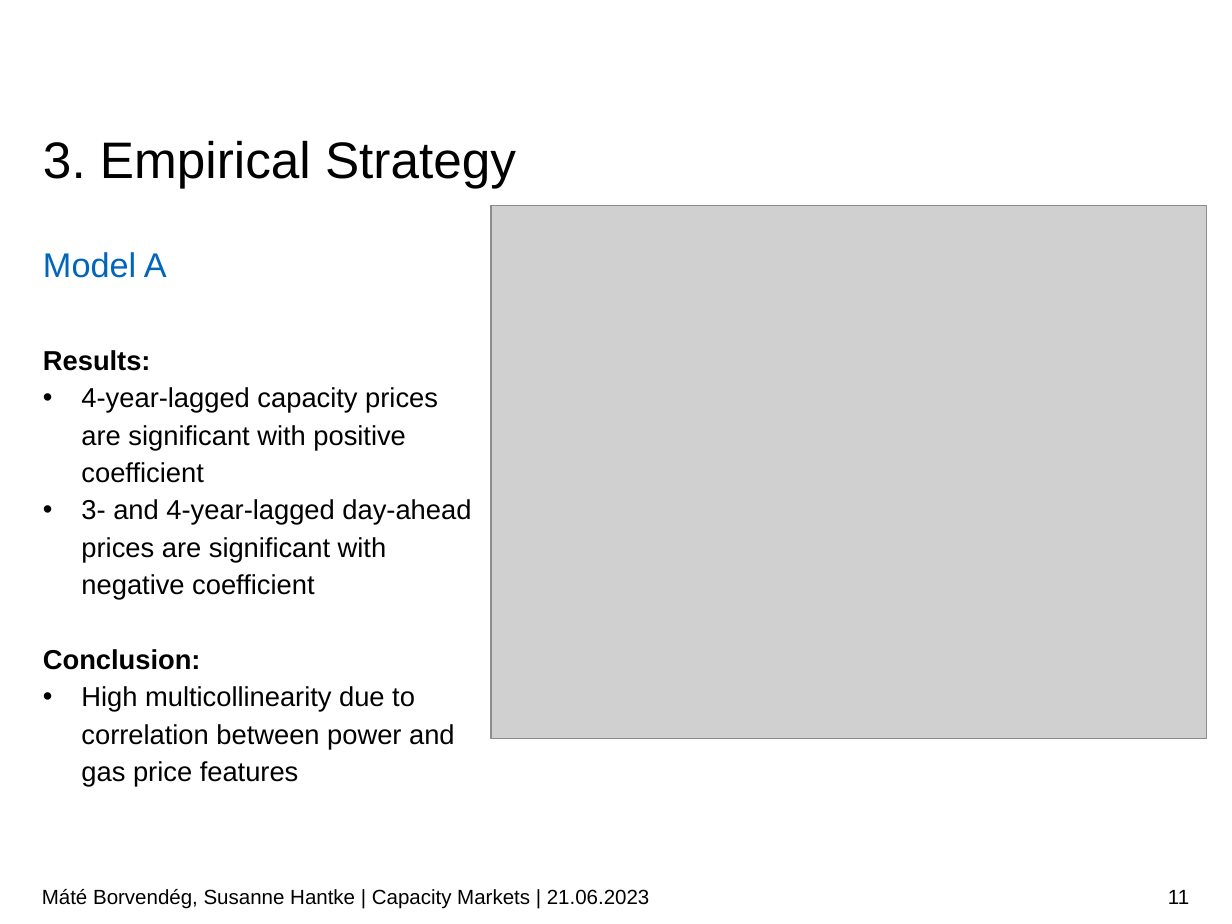
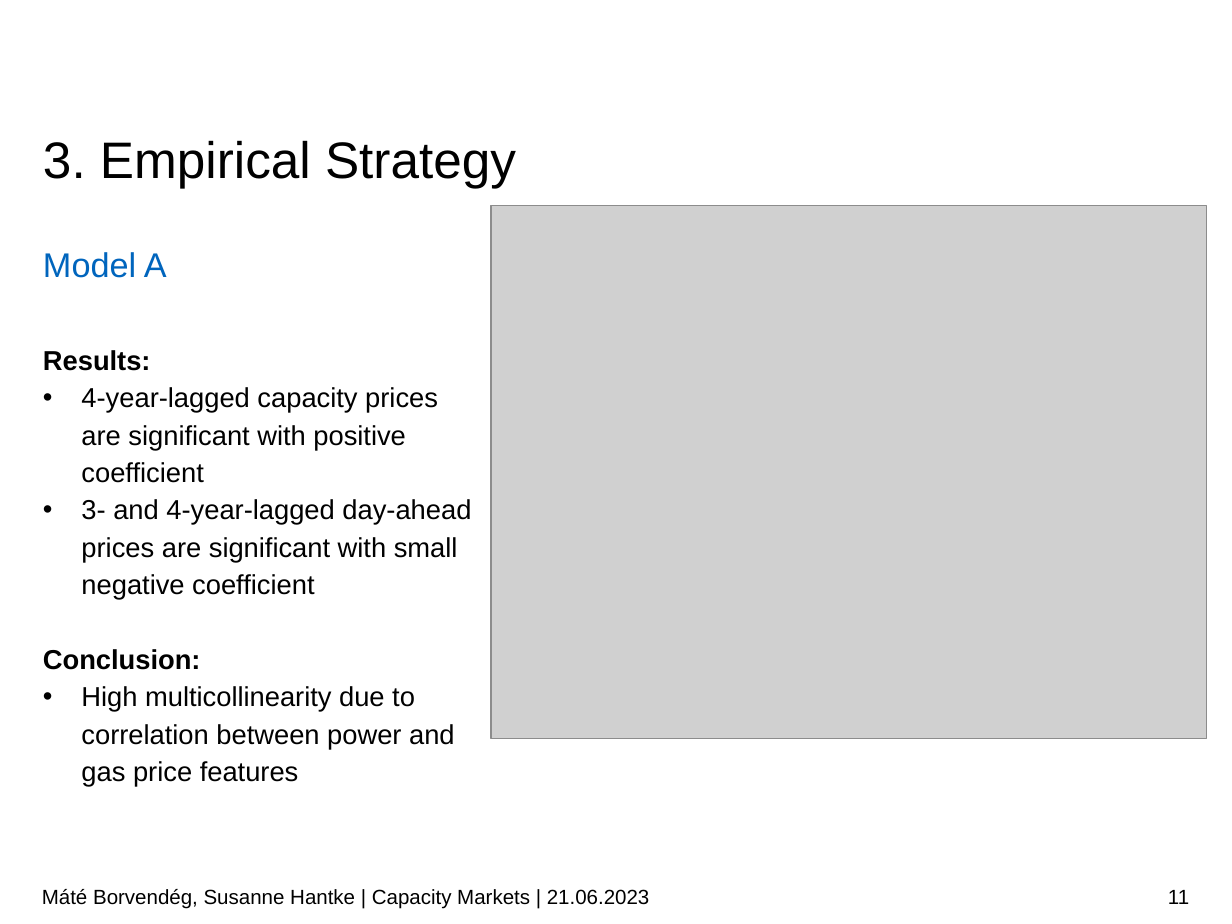
Before and after one commit to borvendegmate/tum_power_system_economics, a slide deck: slide 11 of Final_Presentation_Borvendeg_Hantke.pptx. Drawn at 1232x924 pixels with LibreOffice and Linux fonts; fonts in the diff are those of the drawing; grey boxes stand for pictures; background and template pictures are left out. Boxes give left, top, right and bottom in pixels: in the first picture for what was removed or moved away, otherwise in the second. Text is boxed around its words. In the diff, an @@ line names an element or a change of style, - is before the commit and + after.

```diff
--- a/Final_Presentation_Borvendeg_Hantke.pptx
+++ b/Final_Presentation_Borvendeg_Hantke.pptx
@@ text at box(81, 499, 471, 600): text changed @@
-• 3- and 4-year-lagged day-ahead prices are significant with negative coefficient
+• 3- and 4-year-lagged day-ahead prices are significant with small negative coefficient
```
Also in this commit, not shown: 7 other slides changed.
